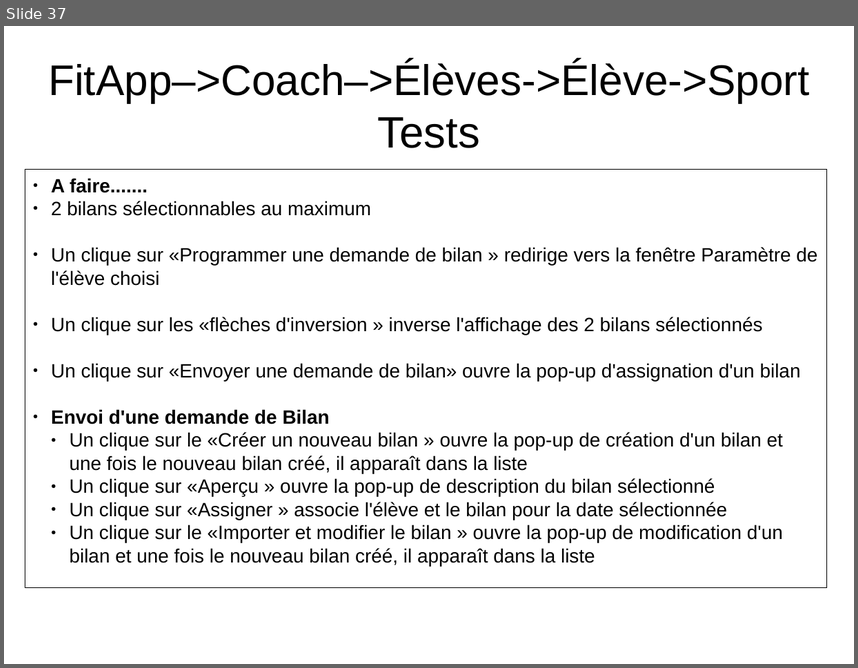
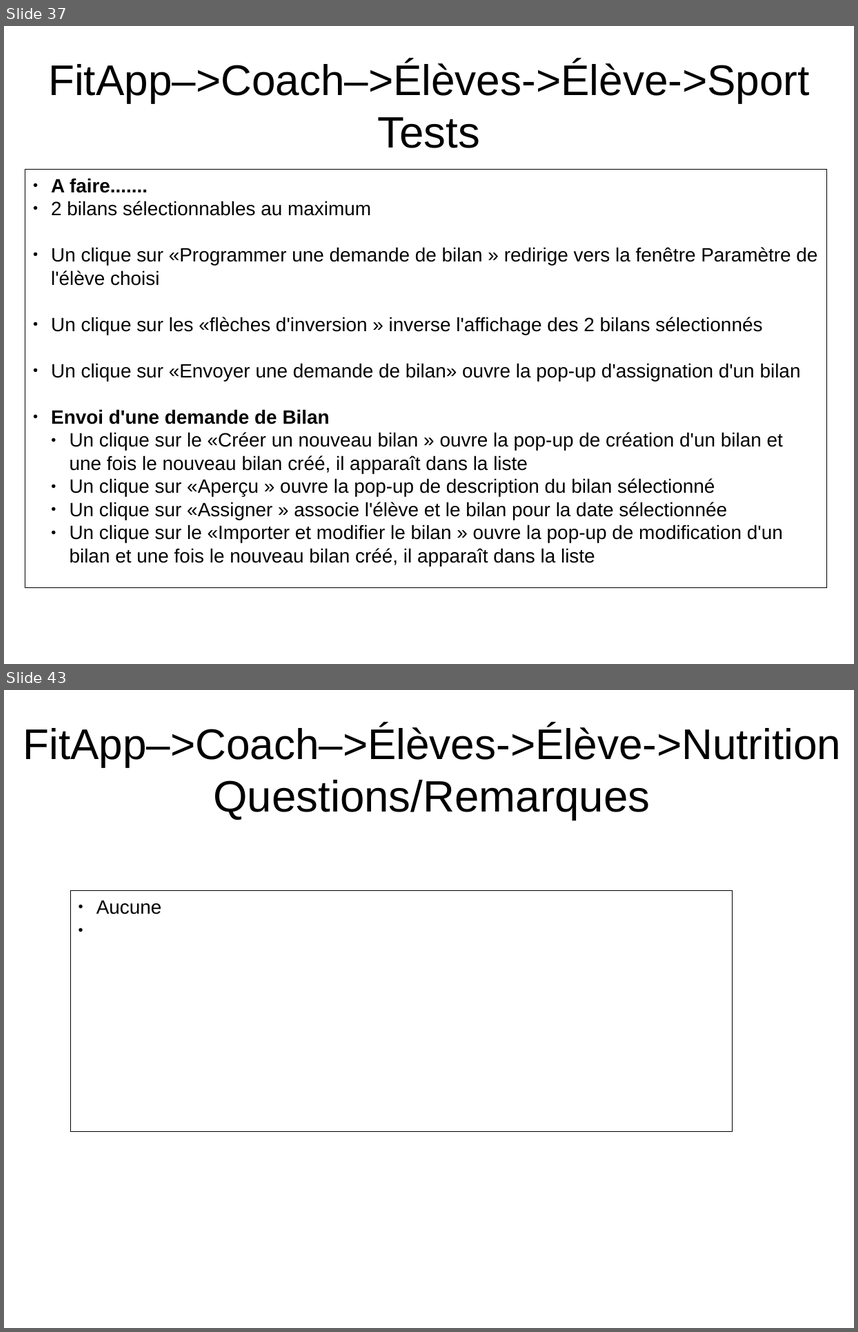
Before and after one commit to NicolasGavard/WebVysionSportV2, a slide deck: Documentations/FitApp - Elèves v1.02.odp. Shown one above the other, each under a label of ours: slide 37 before the commit, slides 37 and 43 after it; the slides between them are not shown. The pictures are 858x668 and 858x1332 pixels, drawn with LibreOffice and Linux fonts; fonts in the diff are those of the drawing. Boxes give left, top, right and bottom in pixels: in the first picture for what was removed or moved away, otherwise in the second. Text is boxed around its words. In the diff, an @@ line names an element or a change of style, - is before the commit and + after.

```diff
--- a/Documentations/FitApp - Elèves v1.02.odp
+++ b/Documentations/FitApp - Elèves v1.02.odp
@@ slide 43 added at <box>4,690,854,1328</box>, background #FFFFFF @@
@@ title added at <box>23,724,841,820</box>, 40 pt, text #000000 @@
+FitApp–>Coach–>Élèves->Élève->Nutrition
+Questions/Remarques
@@ rectangle added at <box>70,891,732,1131</box>, outline #000000 0 pt, 18 pt, text #000000 @@
+● Aucune
```
Also in this commit, not shown: 2 slides changed, 6 other slides added.
